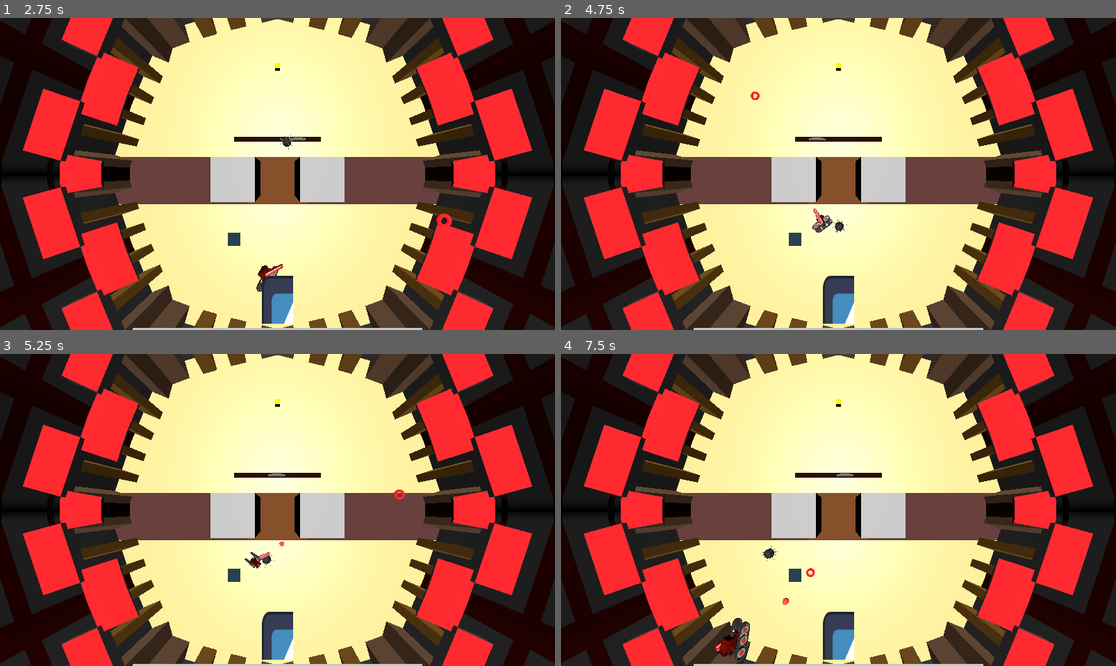
Above: before the commit, frames 1-4 (two rows, left to right).
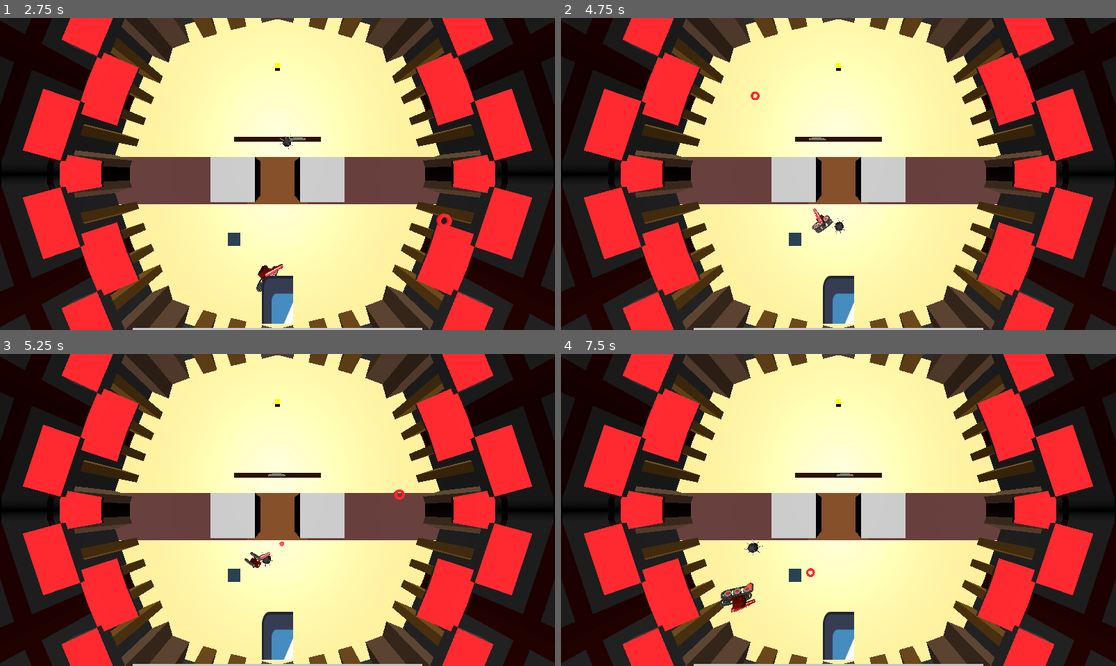
Above: after the commit, the same moments.

Repository: Flying-Hammer754/piratejam16
Game: Godot game, scene res://Scenes/UI.tscn
The game is run twice, just before and just after one commit, with the same random seed, the same clock (stepped at 60 frames per second) and the same inputs. The engine's default icon, where the game draws it, is replaced by a stand-in: a white triangle on a blue panel in a dark square.
Inputs (mouse positions are in pixels of both pictures, inside the frame that each line leads up to):
- Up to frame 1 (2.75 s): click "New Game" at 0.5 s; move the mouse to (249, 236) at 1.27 s; hold F (player_fall_over) 1.28-2.03 s; hold W (player_move_forward) from 1.28 s (still down); tap Space (player_jump) at 1.52, 2.27 s; move the mouse to (444, 220) at 2.02 s; tap G (player_pickup_item) at 2.1 s
- Up to frame 2 (4.75 s): move the mouse to (672, 127) at 2.77 s; release W (player_move_forward) at 2.78 s; press the mouse at (672, 127) at 2.78 s; hold A (player_move_left) 2.78-4.28 s; move the mouse to (866, 174) at 3.52 s; release the mouse at (866, 174) at 3.53 s; tap F (player_fall_over) at 3.6 s; tap Space (player_jump) at 3.77, 4.52 s; move the mouse to (755, 96) at 4.27 s; hold S (player_move_backwards) from 4.28 s (still down); hold G (player_pickup_item) from 4.28 s (still down)
- Up to frame 3 (5.25 s): move the mouse to (399, 494) at 5.02 s; release S (player_move_backwards) at 5.03 s; release G (player_pickup_item) at 5.03 s; hold D (player_move_right) from 5.03 s (still down); click (399, 494) at 5.1 s
- Up to frame 4 (7.5 s): tap Space (player_jump) at 5.27, 6.77 s; move the mouse to (727, 525) at 5.77 s; release D (player_move_right) at 5.78 s; hold W (player_move_forward) 5.78-6.53 s; hold F (player_fall_over) 5.78-6.53 s; move the mouse to (894, 441) at 6.52 s; hold D (player_move_right) from 6.53 s (still down); tap G (player_pickup_item) at 6.6 s; move the mouse to (810, 572) at 7.27 s; press the mouse at (810, 572) at 7.28 s

Frame 1 is identical in both runs. In frame 2, less than 0.1% of the frame differs, in the area x 45-52%, y 61-70%; in frame 3, less than 0.1%; in frame 4, 1.0%, in the area x 27-42%, y 59-99%.

Commit message:
Add dumb enemy spawner

Diff:
--- a/Scenes/test_web_export.tscn
+++ b/Scenes/test_web_export.tscn
@@ -11,6 +11,7 @@
 [ext_resource type="Script" path="res://Scripts/camera.gd" id="8_1mfl4"]
 [ext_resource type="PackedScene" uid="uid://bt63uicsd5l0x" path="res://Scenes/Enemy1.tscn" id="9_7vd43"]
 [ext_resource type="PackedScene" uid="uid://cwpqnvj8y33d6" path="res://Models and textures/Models/arena.glb" id="10_ngdjv"]
+[ext_resource type="Script" path="res://Scripts/enemy_spawner.gd" id="11_bbedv"]
 
 [sub_resource type="BoxShape3D" id="BoxShape3D_j3hnp"]
 size = Vector3(100, 1, 100)
@@ -127,9 +128,6 @@
 script = ExtResource("8_1mfl4")
 y_offset = 40.0
 
-[node name="Enemy01" parent="." instance=ExtResource("9_7vd43")]
-transform = Transform3D(1, 0, 0, 0, 1, 0, 0, 0, 1, 0, 1.38188, -15.6943)
-
 [node name="arena" parent="." instance=ExtResource("10_ngdjv")]
 transform = Transform3D(4, 0, 0, 0, 1, 0, 0, 0, 4, 0, 0, 0)
 
@@ -177,5 +175,12 @@
 mesh = SubResource("TorusMesh_ftlfw")
 surface_material_override/0 = SubResource("StandardMaterial3D_caayw")
 
+[node name="enemy_spawner" type="Node3D" parent="."]
+transform = Transform3D(1, 0, 0, 0, 1, 0, 0, 0, 1, 0, 2, -16)
+script = ExtResource("11_bbedv")
+
+[node name="Enemy01" parent="enemy_spawner" instance=ExtResource("9_7vd43")]
+transform = Transform3D(1, 0, 0, 0, 1, 0, 0, 0, 1, 0, -0.61812, 0.3057)
+
 [connection signal="body_entered" from="VehicleBody3D" to="VehicleBody3D" method="_on_body_entered"]
 [connection signal="body_exited" from="VehicleBody3D" to="VehicleBody3D" method="_on_body_exited"]
--- a/Scripts/enemy_1.gd
+++ b/Scripts/enemy_1.gd
@@ -1,7 +1,7 @@
 extends RigidBody3D
 
 @export var speed: float = 15.0  # Speed at which the enemy moves toward the player
-@onready var player = $"../VehicleBody3D"  # Reference to the player vehicle
+@onready var player = $"../../VehicleBody3D"  # Reference to the player vehicle
 
 func _ready() -> void:
 	if player:
--- /dev/null
+++ b/Scripts/enemy_spawner.gd
@@ -0,0 +1,18 @@
+extends Node3D
+
+const enemy = preload("res://Scenes/Enemy1.tscn")
+
+@onready var wave: int = 1
+
+# Called when the node enters the scene tree for the first time.
+func _ready() -> void:
+	pass # Replace with function body.
+
+
+# Called every frame. 'delta' is the elapsed time since the previous frame.
+func _process(delta: float) -> void:
+	if get_child_count() == 0:
+		wave += 1
+		for i in range(0, wave):
+			var e = enemy.instantiate()
+			add_child(e)
Not shown: 1 places in Scenes/test_web_export.tscn that only renumber resources
